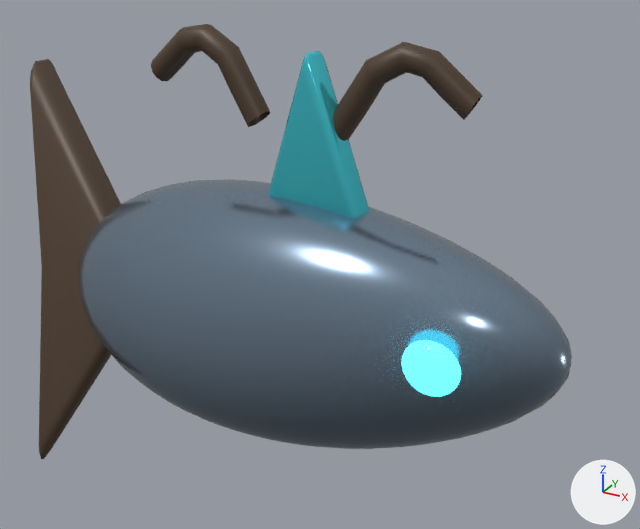
The glTF model public/models/pets/aquatic_v8.glb as it was, and as the next commit left it.
Both versions are drawn from a 50 mm lens placed at (1.42, -2.43, 1.43), pointed at (0.01, 0.14, 0.14). Arrows for +X, +Y and +Z are at lower right; the lights stay in place. The older version comes first. Where no turn or scale is listed for an object, it has been applied to the vertices. Vertices at exactly the same position are counted once.

Objects in the first picture: 'EYE_EMISSIVE', 'SHARK_BODY_PRIMARY', 'SHARK_DORSAL_ACCENT', 'SHARK_TAIL_SECONDARY', 'SWEEP_ANTLER_SECONDARY', 'SWEEP_ANTLER_SECONDARY.001'.
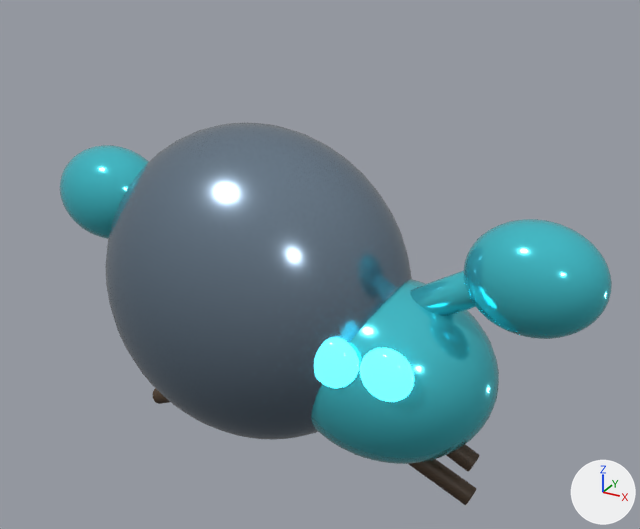
The change in detail:
me_sphere_680 is used by ob_eye_emissive; location (0.64, -0.312, 0.131).
me_sphere_680 had 266 vertices, 528 faces and spanned x -0.095..0.084, y -0.087..0.027, z -0.095..0.099.
me_sphere_680 now has 266 vertices, 528 faces and spans x -0.09..0.09, y -0.05..0.05, z -0.09..0.09.
me_sphere_680 part 1: 266 of 266 vertices moved; they spanned x -0.095..0.084, y -0.087..0.027, z -0.095..0.099 and now span x -0.09..0.09, y -0.05..0.05, z -0.09..0.09; mean shift (0.006, 0.03, -0.002).
Mesh me_sphere_804 is new.
It is a UV sphere (24 segments, 12 rings, poles along z) spanning x -0.09..0.09, y -0.05..0.05, z -0.09..0.09.
It uses material mat_deep_emissive (cyan #307c8b, glowing cyan #50edff).
Mesh me_sphere_802 is new.
It is a UV sphere (40 segments, 24 rings, poles along z) spanning x -0.22..0.22, y -0.16..0.16, z -0.18..0.18.
It uses material mat_deep_accent (cyan #50ddeb).
Mesh me_cylinder_659 is new.
It has 192 vertices, 380 faces and spans x -0.217..0.217, y -0.06..0.06, z -0.163..0.163.
It uses material mat_deep_accent (cyan #50ddeb).
Mesh me_cylinder_658 is new.
It has 192 vertices, 380 faces and spans x -0.242..0.242, y -0.035..0.035, z -0.13..0.13.
It uses material mat_deep_secondary (brown #4d3c2c).
Mesh me_cylinder_657 is new.
It has 192 vertices, 380 faces and spans x -0.243..0.243, y -0.035..0.035, z -0.14..0.14.
It uses material mat_deep_secondary (brown #4d3c2c).
Mesh me_sphere_801 is new.
It is a UV sphere (40 segments, 24 rings, poles along z) spanning x -0.22..0.22, y -0.16..0.16, z -0.18..0.18.
It uses material mat_deep_accent (cyan #50ddeb).
Mesh me_cylinder_655 is new.
It has 192 vertices, 380 faces and spans x -0.242..0.242, y -0.035..0.035, z -0.13..0.13.
It uses material mat_deep_secondary (brown #4d3c2c).
Mesh me_sphere_800 is new.
It is a UV sphere (40 segments, 24 rings, poles along z) spanning x -0.38..0.38, y -0.3..0.3, z -0.32..0.32.
It uses material mat_deep_accent (cyan #50ddeb).
Mesh me_sphere_799 is new.
It is a UV sphere (40 segments, 24 rings, poles along z) spanning x -0.58..0.58, y -0.45..0.45, z -0.58..0.58.
It uses material mat_deep_primary (greyish blue #8497aa).
Object 'SHARK_BODY_PRIMARY' (ob_shark_body_primary) is deleted.
Object 'SHARK_TAIL_SECONDARY' (ob_shark_tail_secondary) is deleted.
Object 'SHARK_DORSAL_ACCENT' (ob_shark_dorsal_accent) is deleted.
Object 'SWEEP_ANTLER_SECONDARY' (ob_sweep_antler_secondary) is deleted.
Object 'SWEEP_ANTLER_SECONDARY.001' (ob_sweep_antler_secondary_001) is deleted.
Object 'EYE_EMISSIVE.001' (ob_eye_emissive_001) is new; it shows me_sphere_804.
Its location is (0.46, -0.26, 0.02).
Object 'HERMIT_CLAW_ACCENT.001' (ob_hermit_claw_accent_001) is new; it shows me_sphere_802.
Its location is (0.82, 0.0, 0.32).
Object 'HERMIT_CLAW_ARM_ACCENT.001' (ob_hermit_claw_arm_accent_001) is new; it shows me_cylinder_659.
Its location is (0.49, 0.0, 0.165).
Object 'HERMIT_LEG_SECONDARY.003' (ob_hermit_leg_secondary_003) is new; it shows me_cylinder_658.
Its location is (0.45, 0.0, -0.44).
Object 'HERMIT_LEG_SECONDARY.002' (ob_hermit_leg_secondary_002) is new; it shows me_cylinder_657.
Its location is (0.45, 0.0, -0.29).
Object 'HERMIT_CLAW_ACCENT' (ob_hermit_claw_accent) is new; it shows me_sphere_801.
Its location is (-0.82, 0.0, 0.32).
Object 'HERMIT_LEG_SECONDARY.001' (ob_hermit_leg_secondary_001) is new; it shows me_cylinder_655.
Its location is (-0.45, 0.0, -0.44).
Object 'HERMIT_BODY_ACCENT' (ob_hermit_body_accent) is new; it shows me_sphere_800.
Its location is (0.35, 0.0, -0.12).
Object 'HERMIT_SHELL_PRIMARY' (ob_hermit_shell_primary) is new; it shows me_sphere_799.
Its location is (-0.18, 0.0, 0.08).

Where the change shows, as pixel boxes (x1, y1, x2, y2) in the pictures (640 x 529 px; the box of a moved part takes in the faces that stretch with it):
'SHARK_BODY_PRIMARY', deleted
    before: (78, 179, 572, 449)
'HERMIT_SHELL_PRIMARY', added
    after: (106, 123, 412, 440)
'HERMIT_BODY_ACCENT', added (cyan)
    after: (311, 279, 499, 464)
'SHARK_TAIL_SECONDARY', deleted (brown)
    before: (30, 59, 121, 459)
'HERMIT_CLAW_ACCENT.001', added (cyan)
    after: (464, 219, 612, 339)
'SHARK_DORSAL_ACCENT', deleted (cyan)
    before: (268, 51, 370, 218)
'SWEEP_ANTLER_SECONDARY.001', deleted (brown)
    before: (333, 42, 483, 141)
'HERMIT_CLAW_ACCENT', added (cyan)
    after: (60, 145, 149, 239)
'SWEEP_ANTLER_SECONDARY', deleted (brown)
    before: (151, 24, 270, 127)
'EYE_EMISSIVE.001', added (cyan)
    after: (360, 348, 414, 402)
'HERMIT_CLAW_ARM_ACCENT.001', added (cyan)
    after: (410, 270, 476, 316)
'HERMIT_LEG_SECONDARY.003', added
    after: (409, 459, 476, 505)
'HERMIT_LEG_SECONDARY.002', added
    after: (446, 444, 480, 471)
'HERMIT_LEG_SECONDARY.001', added
    after: (153, 388, 170, 404)
part 1 of me_sphere_680, moved or reshaped
    before: (401, 340, 461, 397)
    after: (314, 337, 359, 388)
